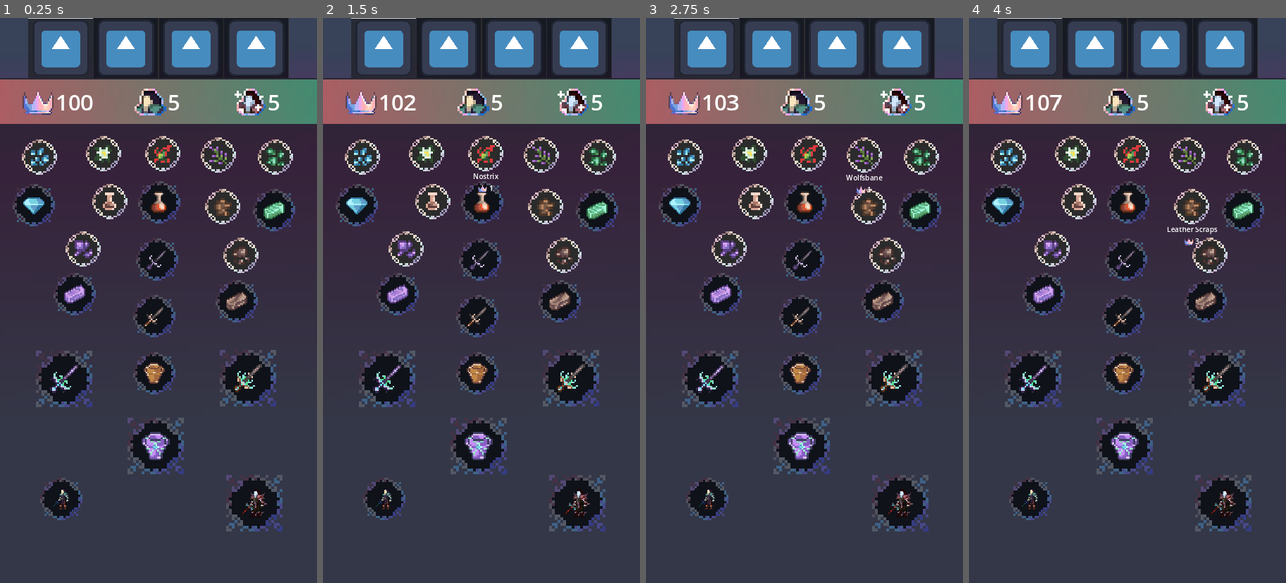
Above: before the commit, frames 1-4 (left to right).
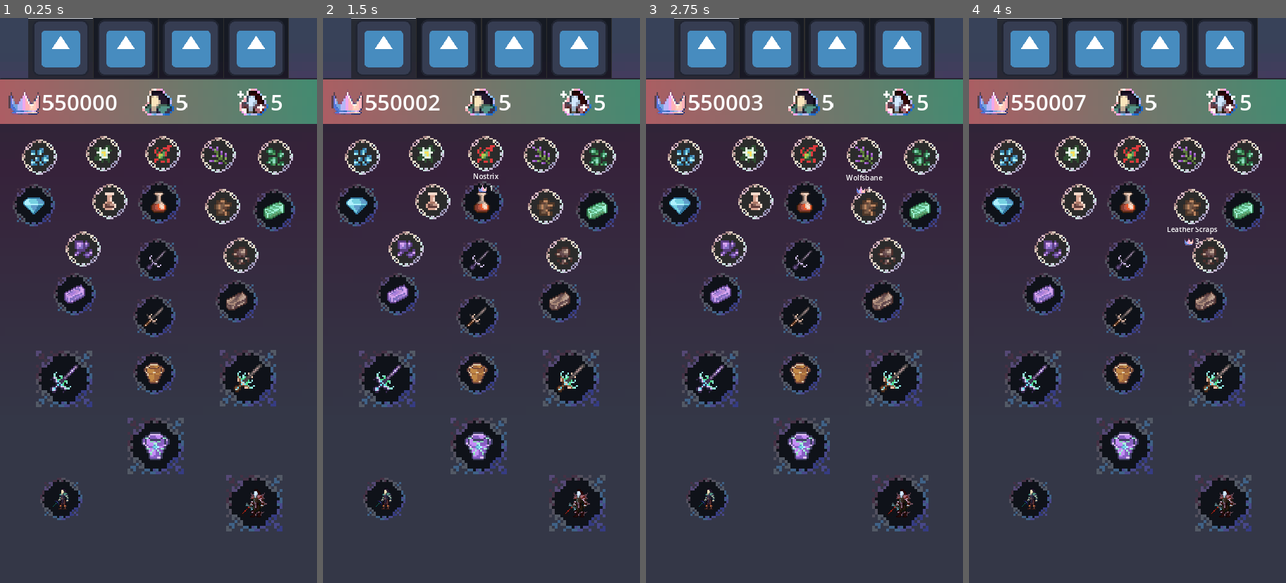
Above: after the commit, the same moments.

Repository: alexg-lviv/Mori-Bazius-Frontend
Game: Godot game, scene res://src/scenes/Main.tscn
Two runs of this game, one before a commit and one after it. Both use one fixed random seed, a clock stepped at 60 frames per second and the inputs below. The engine's default icon, where the game draws it, is replaced by a stand-in: a white triangle on a blue panel in a dark square.
Inputs (mouse positions are in pixels of both pictures, inside the frame that each line leads up to):
- Up to frame 1 (0.25 s): no input
- Up to frame 2 (1.5 s): click (427, 153) at 0.5 s; click (484, 153) at 1.25 s
- Up to frame 3 (2.75 s): click (864, 153) at 2 s
- Up to frame 4 (4 s): click (1079, 198) at 2.75 s; click (1190, 204) at 3.5 s

The runs differ from the first frame. In frame 1, 1.6% of the frame differs, in the area x 2-89%, y 12-18%; in frame 2, 1.6%; in frame 3, 1.6%; in frame 4, 1.6%.

Commit message:
Add simple logs labels for fihting results

Diff:
--- a/src/src/scenes/Main.gd
+++ b/src/src/scenes/Main.gd
@@ -21,6 +21,5 @@
 
 	Events.emit_signal("pull")
 
-
 func _on_save_timer_timeout():
 	Events.emit_signal("save")
--- a/src/src/scenes/Monsters.tscn
+++ b/src/src/scenes/Monsters.tscn
@@ -11,22 +11,22 @@
 grow_vertical = 2
 
 [node name="Bruxa" parent="." instance=ExtResource("1_cuh5e")]
-offset_left = 270.0
-offset_top = 279.0
-offset_right = 270.0
-offset_bottom = 279.0
+offset_left = 115.0
+offset_top = 392.0
+offset_right = 115.0
+offset_bottom = 392.0
 monster_name = "bruxa"
 
 [node name="Kikimora" parent="." instance=ExtResource("1_cuh5e")]
-offset_left = 245.0
-offset_top = 716.0
-offset_right = 245.0
-offset_bottom = 716.0
+offset_left = 469.0
+offset_top = 390.0
+offset_right = 469.0
+offset_bottom = 390.0
 monster_name = "kikimora"
 
 [node name="Wyvern" parent="." instance=ExtResource("1_cuh5e")]
-offset_left = 256.0
-offset_top = 1085.0
-offset_right = 256.0
-offset_bottom = 1085.0
+offset_left = 283.0
+offset_top = 922.0
+offset_right = 283.0
+offset_bottom = 922.0
 monster_name = "wyvern"
--- a/src/src/scenes/buttons/Monster.gd
+++ b/src/src/scenes/buttons/Monster.gd
@@ -15,10 +15,10 @@
 var _master_p: float
 var _exp: int
 
+@onready var _monster = get_node("Monster") as TextureButton
 @onready var _hunter = get_node("Hunter") as TextureButton
 @onready var _master = get_node("Master") as TextureButton
-@onready var _logs = get_node("Monster/Label") as Label
-@onready var _timer = get_node("Timer") as Timer
+@onready var _logs = get_node("Logs") as VBoxContainer
 
 
 func _ready():
@@ -27,17 +27,35 @@
 func _validate(_item: String, _qty_delta: int):
 	_hunter.disabled = true if Items.hunters["hunter"] == 0 else false
 	_master.disabled = true if Items.hunters["master"] == 0 else false
+	_monster.disabled = true if _hunter.disabled and _master.disabled else false
+
 
 func _on_hunter_pressed():
 	if randf_range(0, 1) <= _hunter_p:
-		_logs.text += "Hunter died fighting " + monster_name
+		_display_log("\nHunter died fighting " + monster_name)
 		Events.emit_signal("update_qty", "hunter", -1)
 	else:
+		_display_log("\nHunter slayed " + monster_name)
 		Events.emit_signal("update_exp", _exp)
 
 func _on_master_pressed():
 	if randf_range(0, 1) <= _master_p:
-		_logs.text += "Master died fighting " + monster_name
+		_display_log("\nMaster died fighting " + monster_name)
 		Events.emit_signal("update_qty", "master", -1)
 	else:
+		_display_log("\nMaster slayed " + monster_name)
 		Events.emit_signal("update_exp", _exp)
+
+func _display_log(line: String):
+	var timer := Timer.new()
+	var label := Label.new()
+	add_child(timer)
+	_logs.add_child(label)
+	timer.wait_time = 2
+	label.text = line
+	timer.timeout.connect(_delete_log.bind(timer, label))
+	timer.start()
+
+func _delete_log(timer: Timer, label: Label):
+	label.queue_free()
+	timer.queue_free()
--- a/src/src/scenes/buttons/Monster.tscn
+++ b/src/src/scenes/buttons/Monster.tscn
@@ -1,10 +1,12 @@
-[gd_scene load_steps=7 format=3 uid="uid://cy66ntjihexbe"]
+[gd_scene load_steps=9 format=3 uid="uid://cy66ntjihexbe"]
 
-[ext_resource type="Texture2D" uid="uid://cxbon3jki6a5w" path="res://art/UI/buttons/square_butt_1.png" id="1_1jsuk"]
 [ext_resource type="Script" path="res://src/scenes/buttons/Monster.gd" id="1_bpwp6"]
+[ext_resource type="Texture2D" uid="uid://cbbpc86n3ftvn" path="res://art/UI/buttons/monster_butt.png" id="2_ey1ow"]
 [ext_resource type="Texture2D" uid="uid://efckgpexei66" path="res://art/monsters/wyvern.png" id="2_owrg1"]
-[ext_resource type="Texture2D" uid="uid://cb7p158quxk2u" path="res://art/UI/buttons/square_butt_2.png" id="4_rnf2b"]
+[ext_resource type="Texture2D" uid="uid://lmbt1xklny6k" path="res://art/UI/buttons/disabled_monster_butt.png" id="3_s5nve"]
 [ext_resource type="Texture2D" uid="uid://cvt5lxh7gsdcv" path="res://art/hunters/hunter.png" id="5_087na"]
+[ext_resource type="Texture2D" uid="uid://c4ilw7lidqd00" path="res://art/UI/buttons/send_hunter_butt.png" id="5_jfgef"]
+[ext_resource type="Texture2D" uid="uid://c66mmiul53emu" path="res://art/UI/buttons/disabled_send_hunter_butt.png" id="6_5b55f"]
 [ext_resource type="Texture2D" uid="uid://fiaxoj0cxibc" path="res://art/hunters/master.png" id="6_atth1"]
 
 [node name="Monster" type="Control"]
@@ -17,7 +19,8 @@
 layout_mode = 0
 offset_right = 40.0
 offset_bottom = 40.0
-texture_normal = ExtResource("1_1jsuk")
+texture_normal = ExtResource("2_ey1ow")
+texture_disabled = ExtResource("3_s5nve")
 stretch_mode = 5
 
 [node name="TextureRect" type="TextureRect" parent="Monster"]
@@ -25,25 +28,13 @@
 anchors_preset = -1
 anchor_right = 1.0
 anchor_bottom = 1.0
-offset_left = 25.0
-offset_top = 25.0
-offset_right = -25.0
-offset_bottom = -25.0
+offset_left = 40.0
+offset_top = 40.0
+offset_right = -40.0
+offset_bottom = -40.0
 grow_horizontal = 2
 grow_vertical = 2
 texture = ExtResource("2_owrg1")
-
-[node name="Label" type="Label" parent="Monster"]
-layout_mode = 1
-anchors_preset = 12
-anchor_top = 1.0
-anchor_right = 1.0
-anchor_bottom = 1.0
-offset_bottom = 26.0
-grow_horizontal = 2
-grow_vertical = 0
-text = "U ded"
-horizontal_alignment = 1
 
 [node name="Hunter" type="TextureButton" parent="."]
 custom_minimum_size = Vector2(120, 120)
@@ -52,7 +43,8 @@
 offset_top = -175.0
 offset_right = 50.0
 offset_bottom = -55.0
-texture_normal = ExtResource("4_rnf2b")
+texture_normal = ExtResource("5_jfgef")
+texture_disabled = ExtResource("6_5b55f")
 stretch_mode = 5
 
 [node name="TextureRect" type="TextureRect" parent="Hunter"]
@@ -75,7 +67,8 @@
 offset_top = -174.0
 offset_right = 229.0
 offset_bottom = -54.0
-texture_normal = ExtResource("4_rnf2b")
+texture_normal = ExtResource("5_jfgef")
+texture_disabled = ExtResource("6_5b55f")
 stretch_mode = 5
 
 [node name="TextureRect" type="TextureRect" parent="Master"]
@@ -91,9 +84,13 @@
 grow_vertical = 2
 texture = ExtResource("6_atth1")
 
-[node name="Timer" type="Timer" parent="."]
-wait_time = 5.0
-one_shot = true
+[node name="Logs" type="VBoxContainer" parent="."]
+layout_mode = 0
+offset_left = -56.0
+offset_top = 160.0
+offset_right = 216.0
+offset_bottom = 221.0
+theme_override_constants/separation = -10
 
 [connection signal="pressed" from="Hunter" to="." method="_on_hunter_pressed"]
 [connection signal="pressed" from="Master" to="." method="_on_master_pressed"]
--- a/src/src/singletons/Events.gd
+++ b/src/src/singletons/Events.gd
@@ -57,7 +57,14 @@
 #		_url,
 #	)
 	# TODO: error checks
+
+	for item in Items.qty:
+		Items.power += Items.qty[item] * Items.data[item]["power"]
+	for hunter in Items.hunters:
+		Items.power += Items.hunters[hunter] * Items.data[hunter]["power"]
+
 	emit_signal("set_qty")
+
 
 func _on_post_request_completed(result, response_code, headers, body):
 	# TODO: error checks
--- a/src/src/singletons/Items.gd
+++ b/src/src/singletons/Items.gd
@@ -2,7 +2,7 @@
 
 var player_id: int
 
-var power: int = 100
+var power: int = 0
 var exp: int = 0
 var lvl: int = 0
 
Binary file added: src/art/UI/buttons/disabled_monster_butt.png
Not shown, added: src/art/UI/buttons/disabled_monster_butt.png.import
Binary file added: src/art/UI/buttons/disabled_send_hunter_butt.png
Not shown, added: src/art/UI/buttons/disabled_send_hunter_butt.png.import
Binary file added: src/art/UI/buttons/monster_butt.png
Not shown, changed: src/art/UI/buttons/monster_butt.png.import
Binary file added: src/art/UI/buttons/send_hunter_butt.png
Not shown, changed: src/art/UI/buttons/send_hunter_butt.png.import
Binary file removed: src/art/UI/buttons/square_butt_1.png
Binary file removed: src/art/UI/buttons/square_butt_2.png
